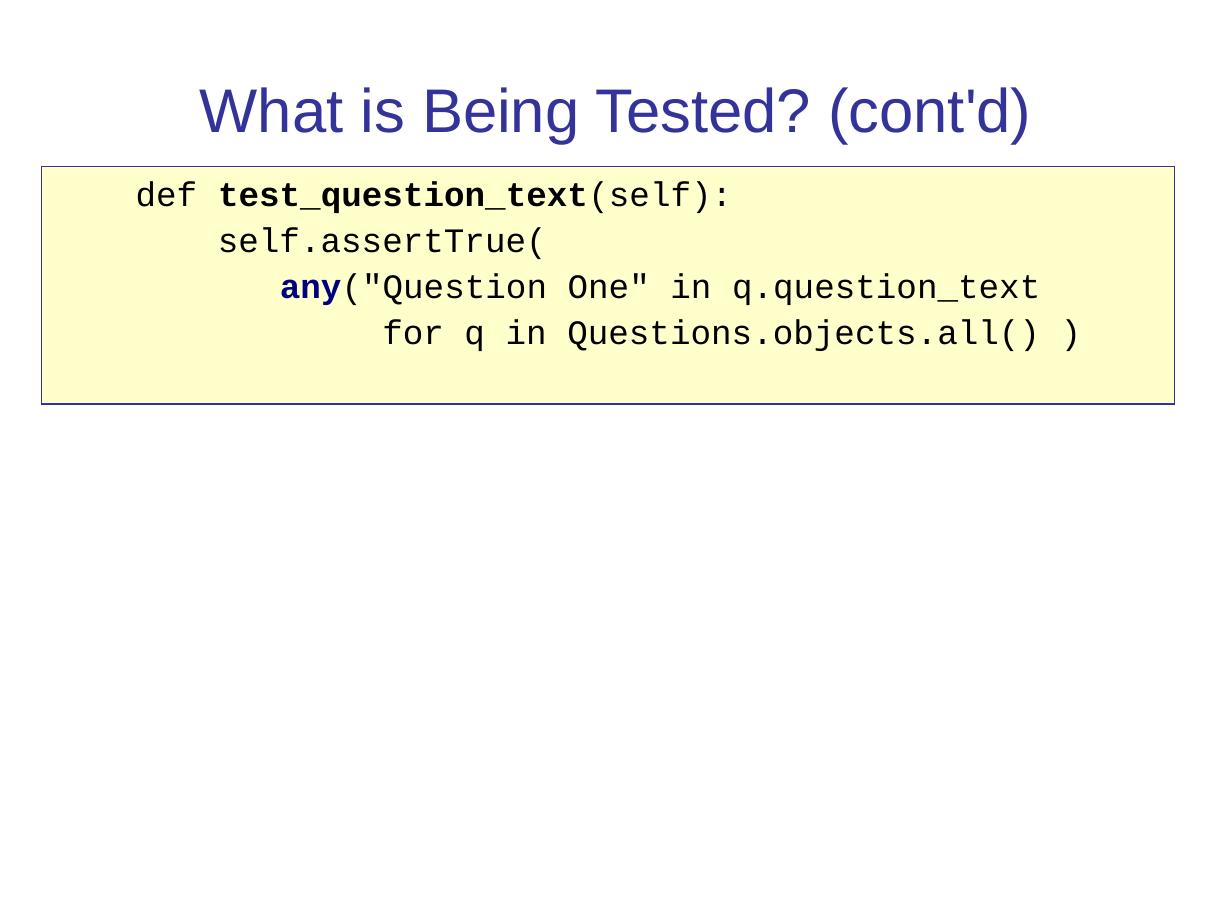
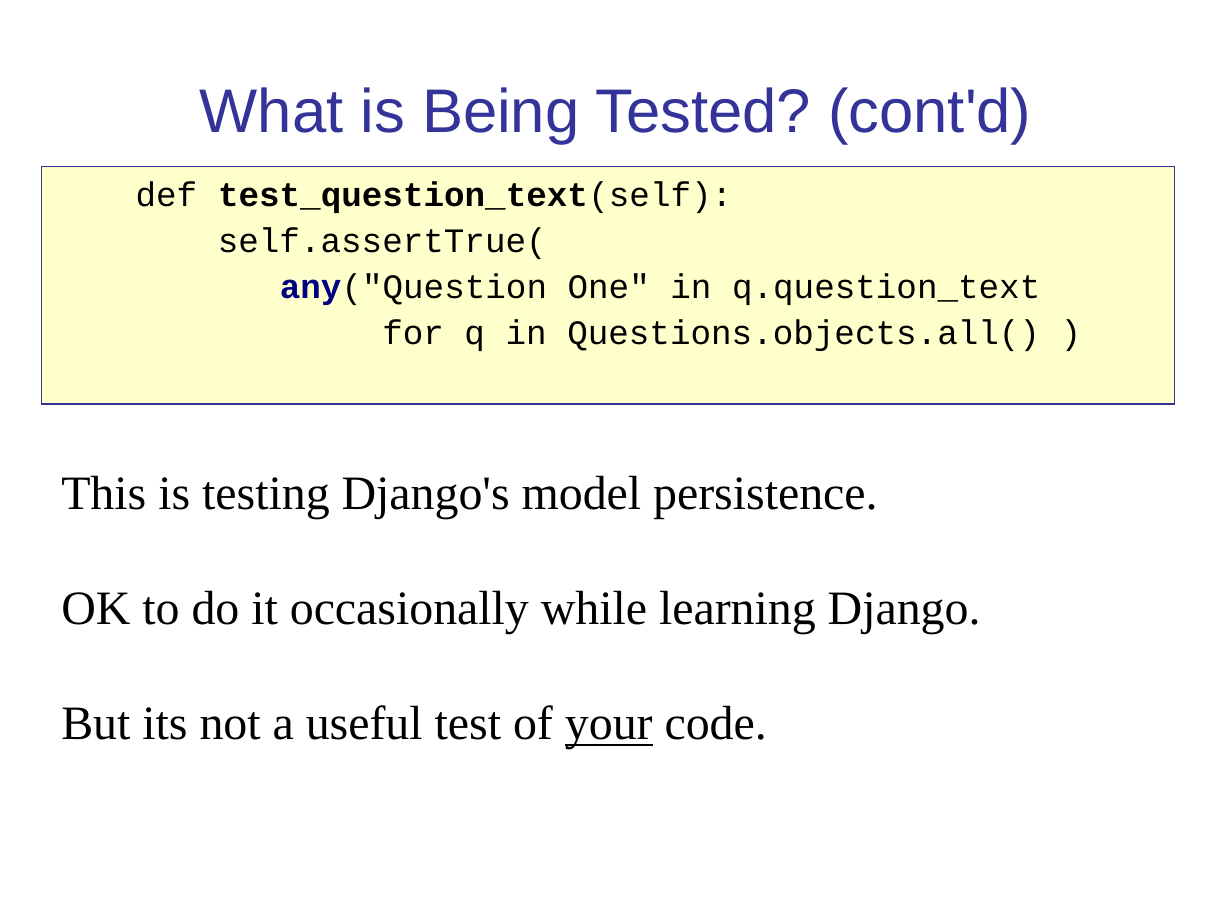
Before and after one commit to cpske/ISP, a slide deck: slide 4 of testing/WebTesting.ppt. Drawn at 1232x924 pixels with LibreOffice and Linux fonts; fonts in the diff are those of the drawing. Boxes give left, top, right and bottom in pixels: in the first picture for what was removed or moved away, otherwise in the second. Text is boxed around its words. In the diff, an @@ line names an element or a change of style, - is before the commit and + after.

```diff
--- a/testing/WebTesting.ppt
+++ b/testing/WebTesting.ppt
@@ text added at box(61, 475, 981, 749), 28 pt, text #000000 @@
+This is testing Django's model persistence.
+OK to do it occasionally while learning Django.
+But its not a useful test of your code.
```
Also in this commit, not shown: 4 other slides changed, 1 slide added, 13 other files.
